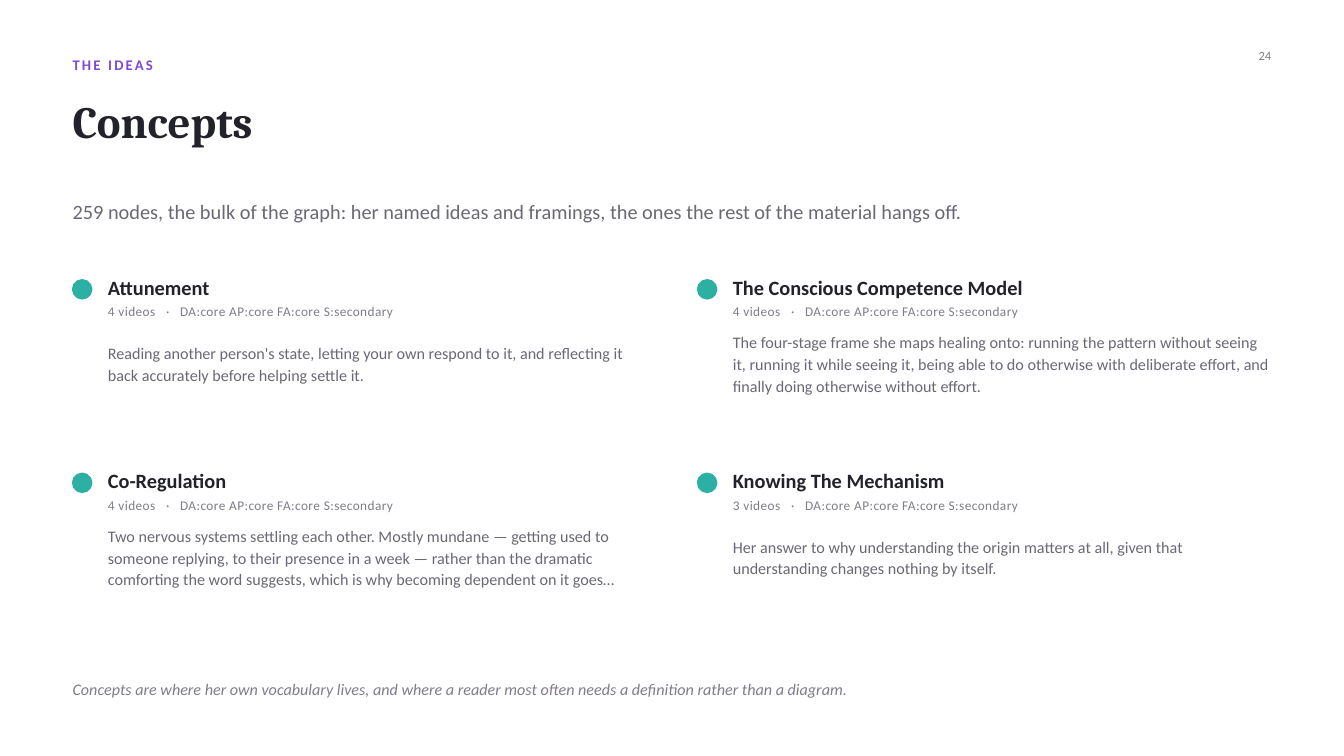
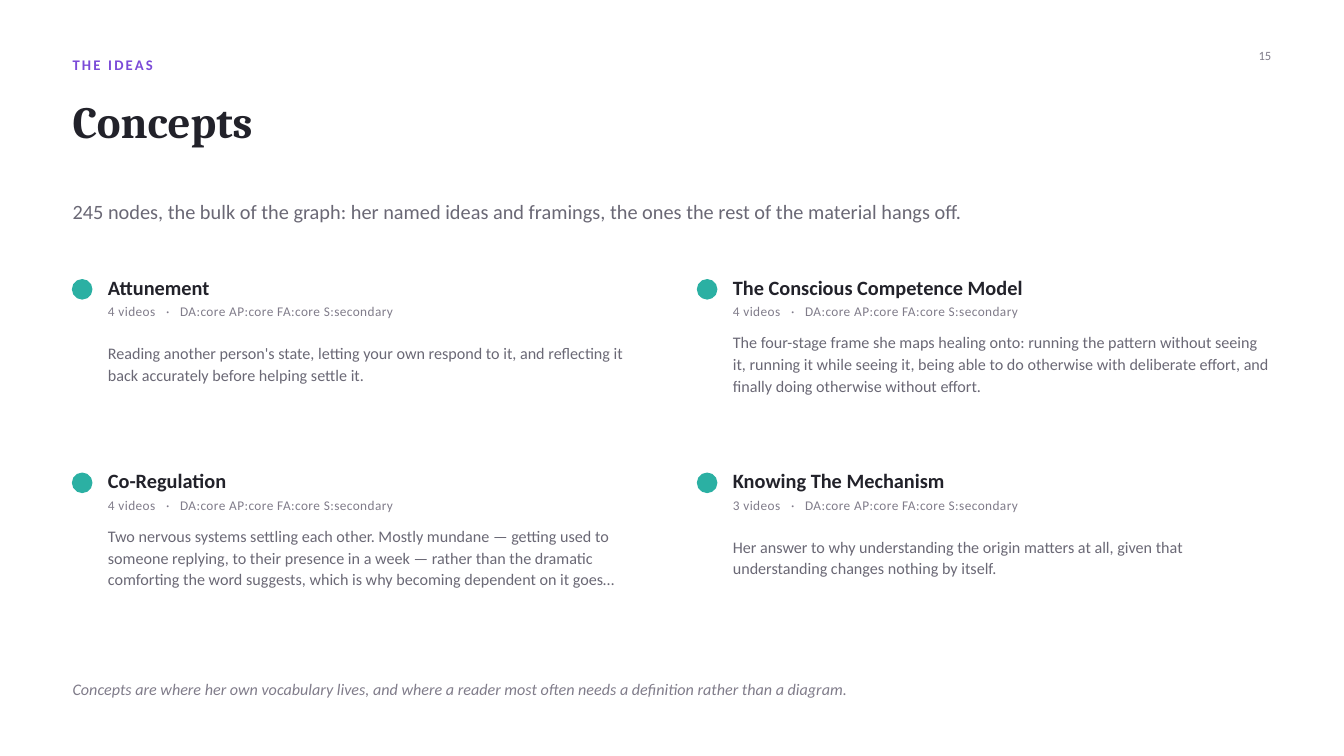
Before and after one commit to Touyette/AS-KG, a slide deck: slide 15 of Attachment-Knowledge-Graph.pptx (slide 24 before the commit). Drawn at 1344x756 pixels with LibreOffice and Linux fonts; fonts in the diff are those of the drawing. Boxes give left, top, right and bottom in pixels: in the first picture for what was removed or moved away, otherwise in the second. Text is boxed around its words. In the diff, an @@ line names an element or a change of style, - is before the commit and + after.

```diff
--- a/Attachment-Knowledge-Graph.pptx
+++ b/Attachment-Knowledge-Graph.pptx
@@ text at bbox=[1259, 52, 1272, 60]: text changed @@
-24
+15
@@ text at bbox=[73, 205, 961, 223]: text changed @@
-259 nodes, the bulk of the graph: her named ideas and framings, the ones the rest of the material hangs off.
+245 nodes, the bulk of the graph: her named ideas and framings, the ones the rest of the material hangs off.
```
Also in this commit, not shown: 19 other slides changed, 6 slides added, 9 slides removed, 20 other files.
